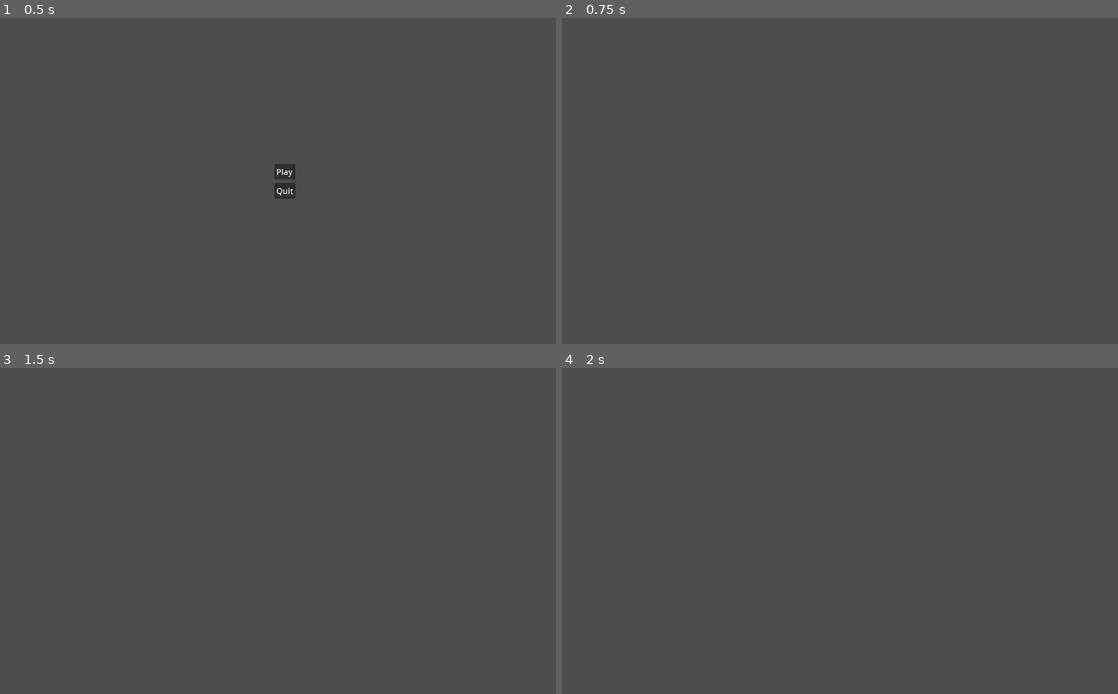
Above: before the commit, frames 1-4 (two rows, left to right).
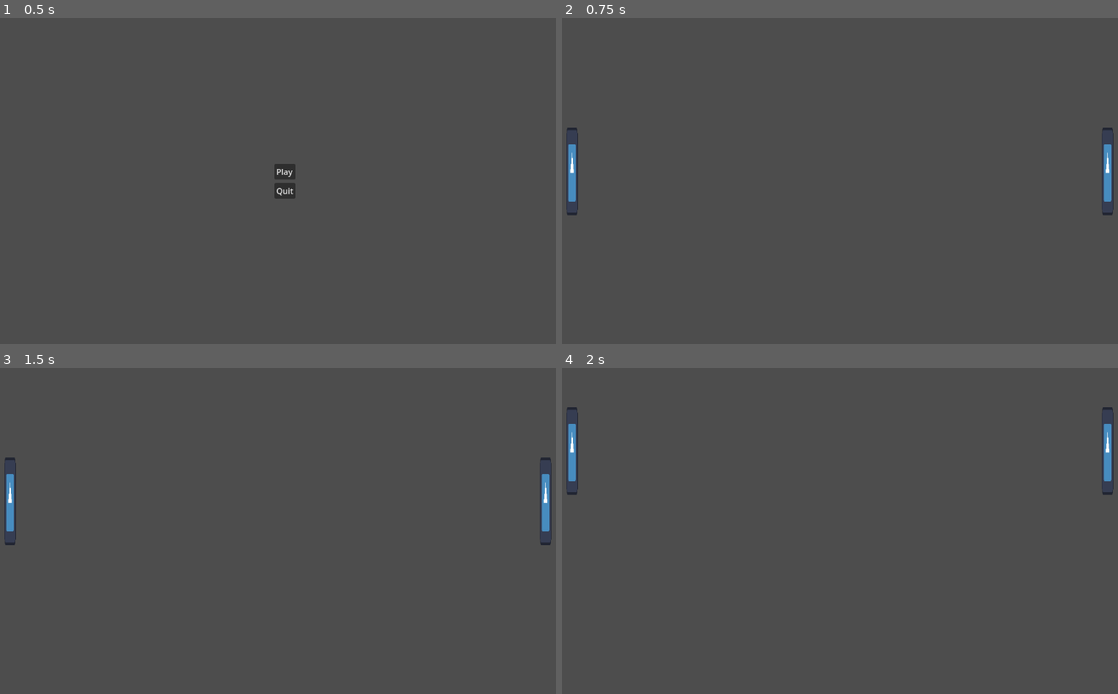
Above: after the commit, the same moments.

Repository: BliniMango/pong-1
Game: Godot game, scene res://scenes/main_menu.tscn
Same seed, same stepped clock (60 frames per second), same inputs: the game is played once before the commit and once after it. The engine's default icon, where the game draws it, is replaced by a stand-in: a white triangle on a blue panel in a dark square.
Inputs:
- Up to frame 1 (0.5 s): no input
- Up to frame 2 (0.75 s): click "Play" at 0.5 s
- Up to frame 3 (1.5 s): tap Enter at 1.25 s; hold Up (ui_up) from 1.28 s (still down)
- Up to frame 4 (2 s): keep holding Up (ui_up)

Frame 1 is identical in both runs. In frame 2, 0.7% of the frame differs, in the area x 0-100%, y 33-61%; in frame 3, 0.7%; in frame 4, 0.7%.

Commit message:
made the paddles
made the paddles for both sides of the area. Added a script for movements

Diff:
--- a/scenes/main_game.tscn
+++ b/scenes/main_game.tscn
@@ -1,4 +1,6 @@
-[gd_scene load_steps=4 format=3 uid="uid://8dbbjk36gyc4"]
+[gd_scene load_steps=5 format=3 uid="uid://8dbbjk36gyc4"]
+
+[ext_resource type="PackedScene" uid="uid://bwqf1xc6wvq75" path="res://scenes/paddle.tscn" id="1_hkm70"]
 
 [sub_resource type="RectangleShape2D" id="RectangleShape2D_wdymf"]
 size = Vector2(1153, 20)
@@ -24,3 +26,9 @@
 [node name="Divider" type="CollisionShape2D" parent="arena"]
 position = Vector2(573.5, 320)
 shape = SubResource("RectangleShape2D_xms2p")
+
+[node name="PaddleRight" parent="." instance=ExtResource("1_hkm70")]
+position = Vector2(1093, 229)
+
+[node name="PaddleLeft" parent="." instance=ExtResource("1_hkm70")]
+position = Vector2(32, 229)
--- /dev/null
+++ b/scenes/paddle.tscn
@@ -0,0 +1,19 @@
+[gd_scene load_steps=4 format=3 uid="uid://bwqf1xc6wvq75"]
+
+[ext_resource type="Texture2D" uid="uid://c5hov3rrkbxa6" path="res://art/icon.svg" id="1_eb7ax"]
+[ext_resource type="Script" path="res://scripts/paddle.gd" id="1_jl6bq"]
+
+[sub_resource type="RectangleShape2D" id="RectangleShape2D_325a5"]
+size = Vector2(20, 174)
+
+[node name="Paddle" type="CharacterBody2D"]
+script = ExtResource("1_jl6bq")
+
+[node name="Sprite2D" type="Sprite2D" parent="."]
+position = Vector2(-0.499998, 76)
+scale = Vector2(0.179687, 1.35938)
+texture = ExtResource("1_eb7ax")
+
+[node name="CollisionShape2D" type="CollisionShape2D" parent="."]
+position = Vector2(0, 77)
+shape = SubResource("RectangleShape2D_325a5")
--- /dev/null
+++ b/scripts/paddle.gd
@@ -0,0 +1,11 @@
+extends CharacterBody2D
+
+var speed = 200
+
+func _process(delta):
+	if Input.is_action_just_pressed("ui_up"):
+		velocity.y -= 1
+	if Input.is_action_just_pressed("ui_down"):
+		velocity.y += 1
+	velocity = velocity.normalized() * speed
+	move_and_slide()
